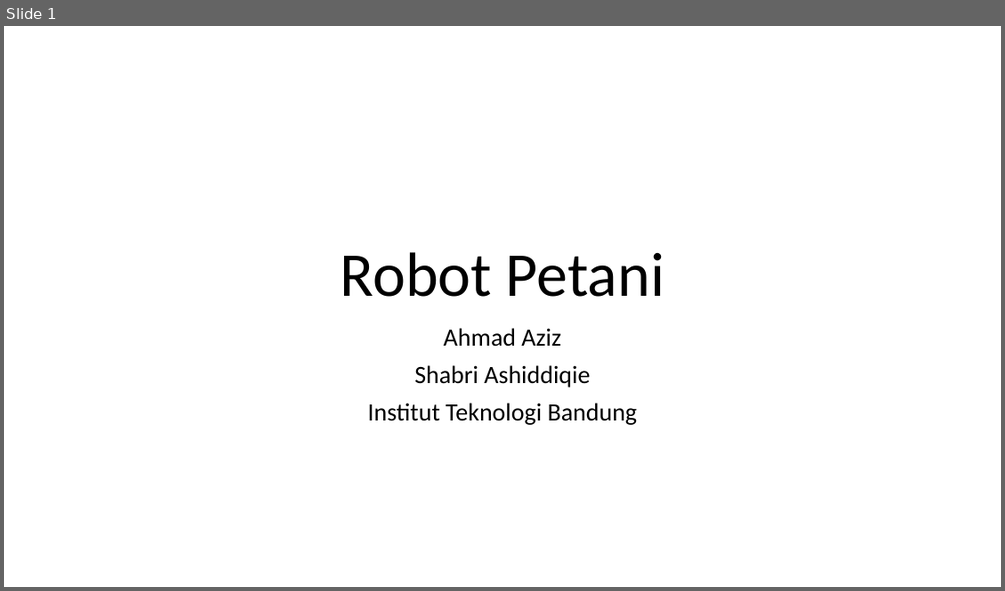
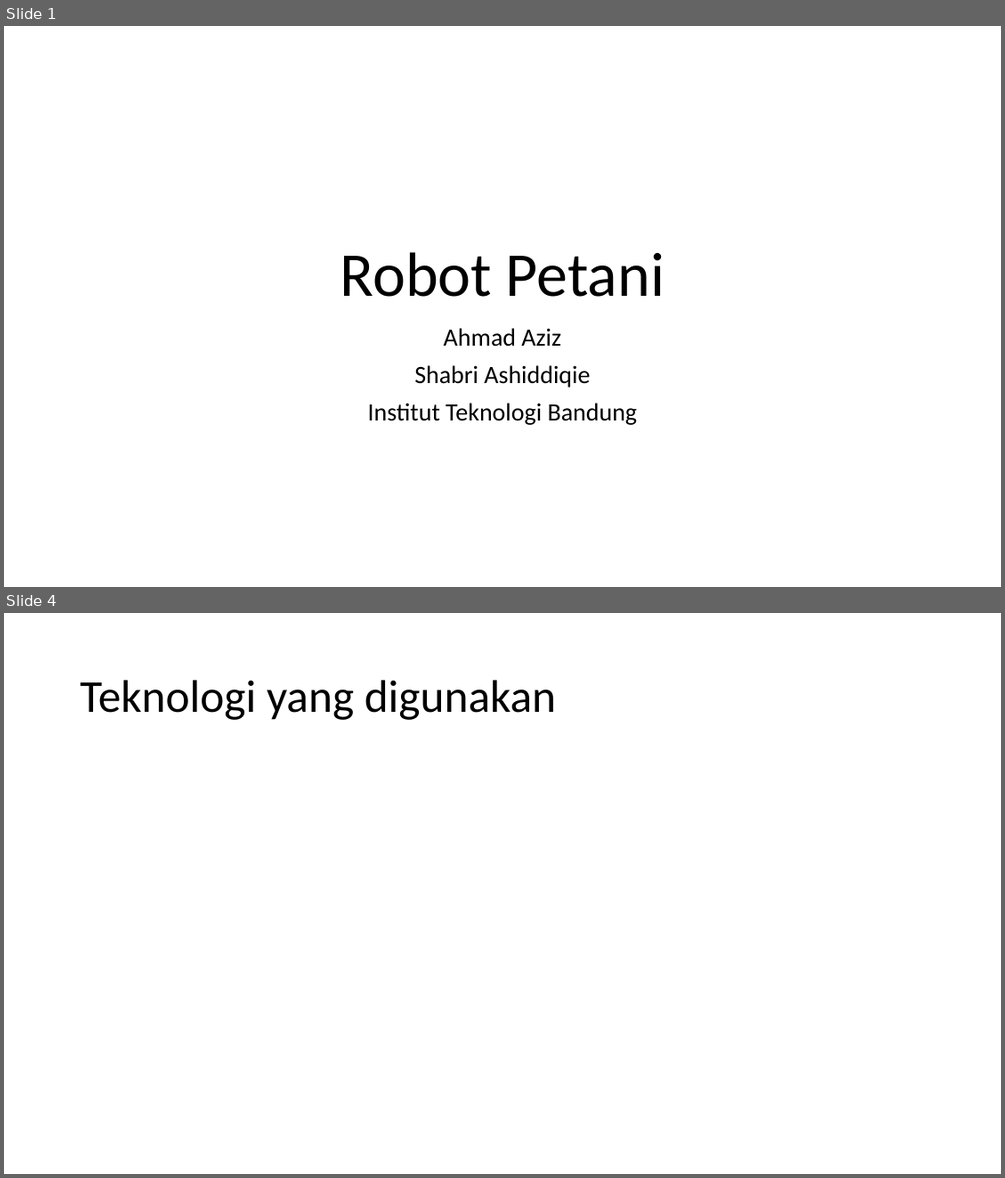
Before and after one commit to Shiddieqy/Bottani, a slide deck: Docs/Pitch Deck Robot Petani.pptx. Shown one above the other, each under a label of ours: slide 1 before the commit, slides 1 and 4 after it; the slides between them are not shown. The pictures are 1005x591 and 1005x1178 pixels, drawn with LibreOffice and Linux fonts; fonts in the diff are those of the drawing. Boxes give left, top, right and bottom in pixels: in the first picture for what was removed or moved away, otherwise in the second. Text is boxed around its words. In the diff, an @@ line names an element or a change of style, - is before the commit and + after.

```diff
--- a/Docs/Pitch Deck Robot Petani.pptx
+++ b/Docs/Pitch Deck Robot Petani.pptx
@@ slide 4 added at [4,613,1001,1174], background #FFFFFF @@
@@ title added at [80,680,556,720], 44 pt, text #000000 @@
+Teknologi yang digunakan
```
Also in this commit, not shown: 7 other slides added, 1 other file.
